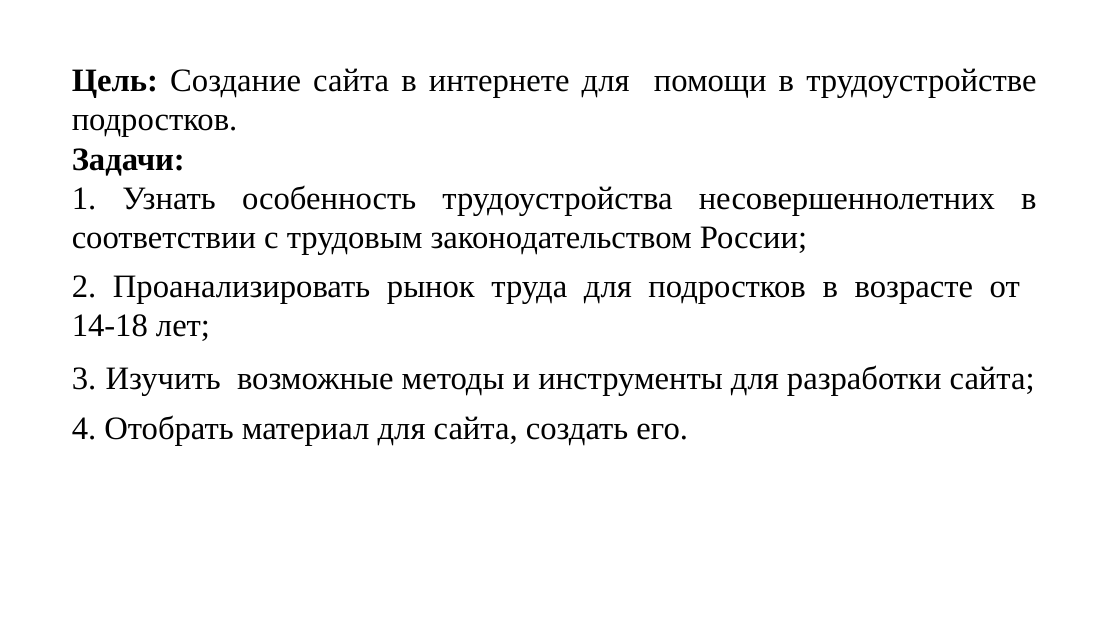
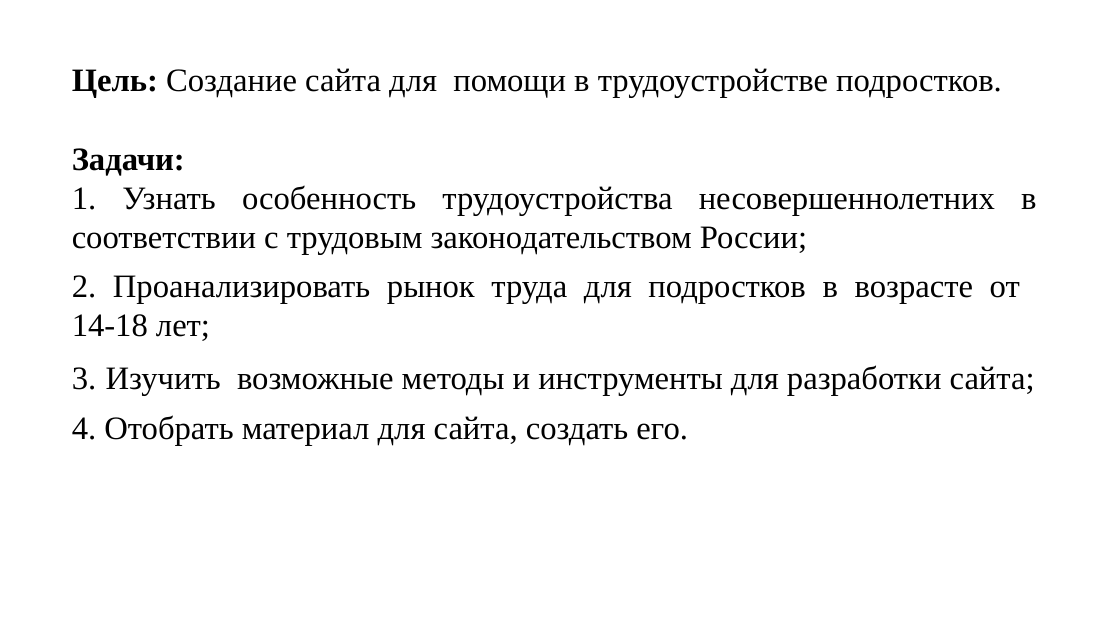
Before and after one commit to lolornok31/Proect, a slide deck: slide 5 of презнтация с текстом/Suknevich_prezentatsia.pptx. Drawn at 1120x630 pixels with LibreOffice and Linux fonts; fonts in the diff are those of the drawing. Boxes give left, top, right and bottom in pixels: in the first picture for what was removed or moved away, otherwise in the second. Text is boxed around its words. In the diff, an @@ line names an element or a change of style, - is before the commit and + after.

```diff
--- a/презнтация с текстом/Suknevich_prezentatsia.pptx
+++ b/презнтация с текстом/Suknevich_prezentatsia.pptx
@@ text at [72,68,1002,98]: text changed @@
-Цель: Создание сайта в интернете для помощи в трудоустройстве подростков.
+Цель: Создание сайта для помощи в трудоустройстве подростков.
```
Also in this commit, not shown: 7 other slides changed, 2 slides added, 2 slides removed, 1 other file.
